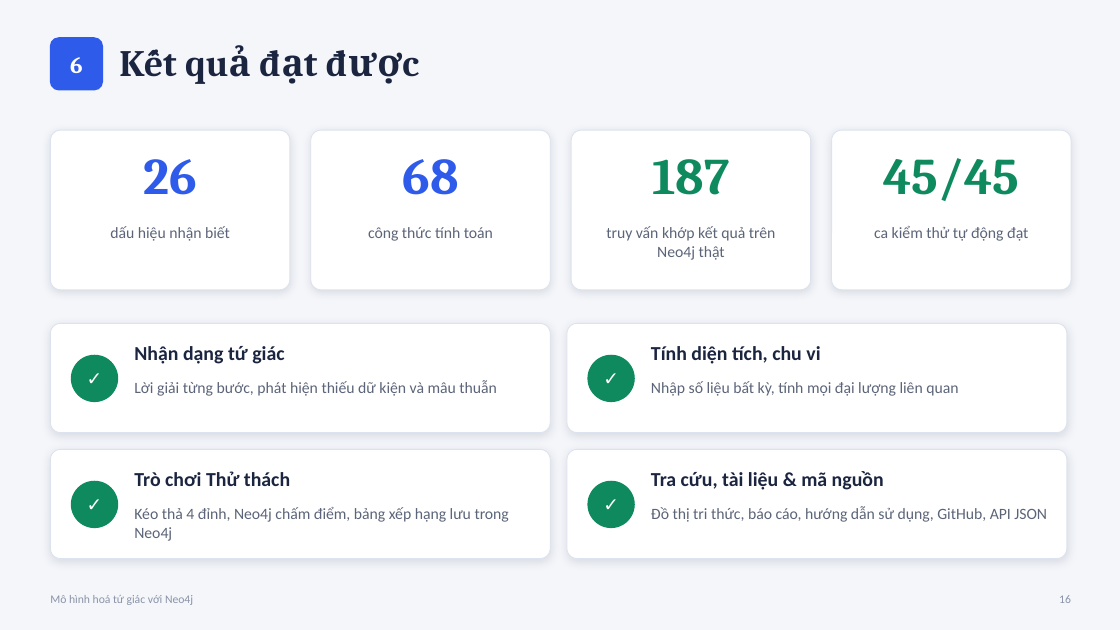
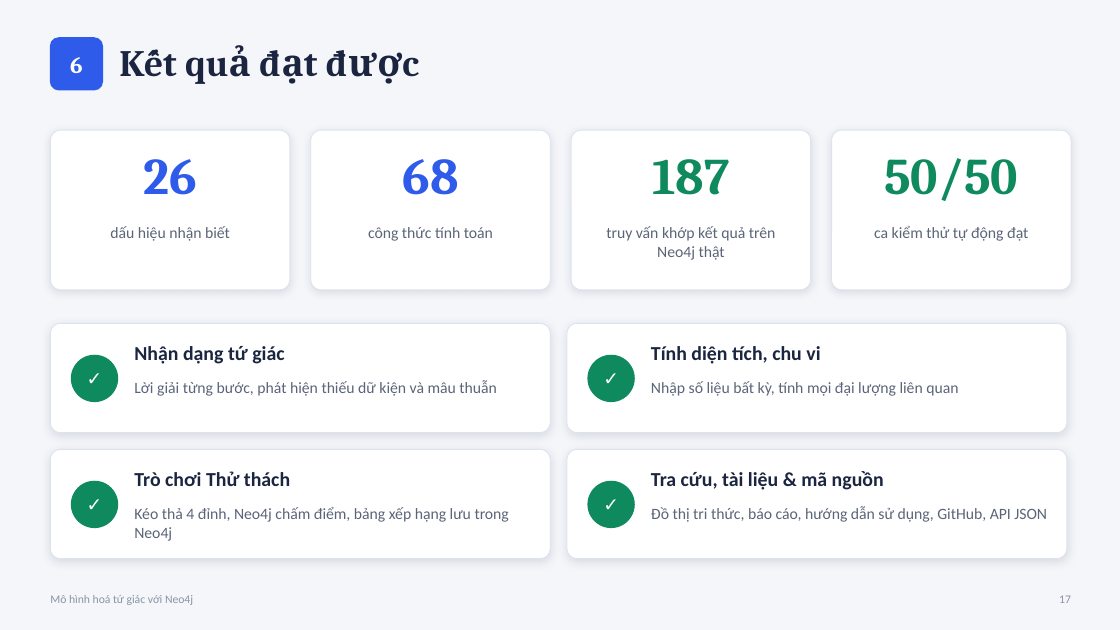
Before and after one commit to LocHegNguyen76/Nhom9_tuGiac_Neo4j, a slide deck: slide 17 of docs/3_Thuyet_trinh.pptx (slide 16 before the commit). Drawn at 1120x630 pixels with LibreOffice and Linux fonts; fonts in the diff are those of the drawing. Boxes give left, top, right and bottom in pixels: in the first picture for what was removed or moved away, otherwise in the second. Text is boxed around its words. In the diff, an @@ line names an element or a change of style, - is before the commit and + after.

```diff
--- a/docs/3_Thuyet_trinh.pptx
+++ b/docs/3_Thuyet_trinh.pptx
@@ text at (x1=884, y1=158, x2=1018, y2=201): text changed @@
-45/45
+50/50
@@ text at (x1=1059, y1=595, x2=1071, y2=603): text changed @@
-16
+17
```
Also in this commit, not shown: 3 other slides changed, 1 slide added, 29 other files.
